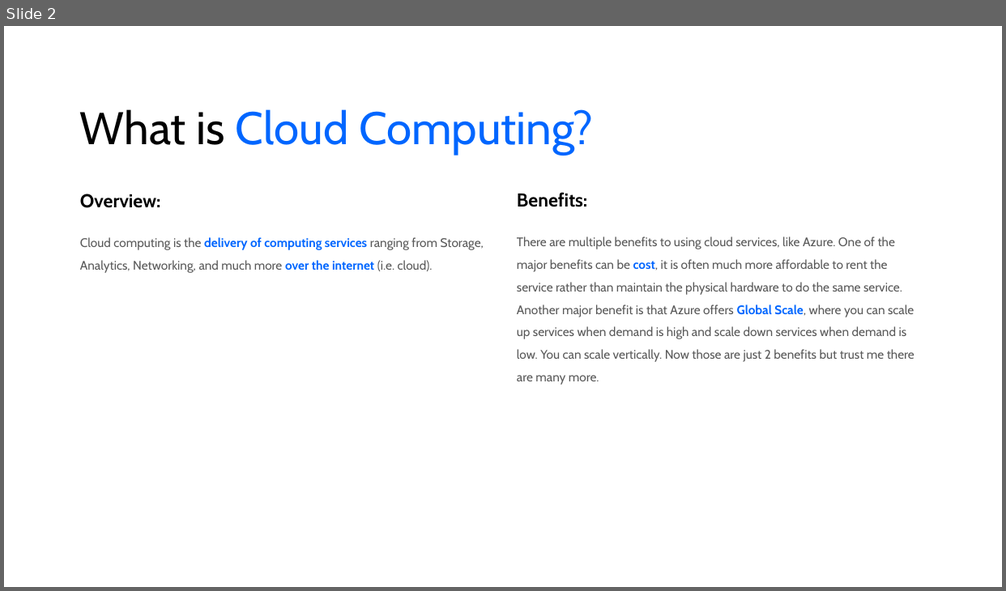
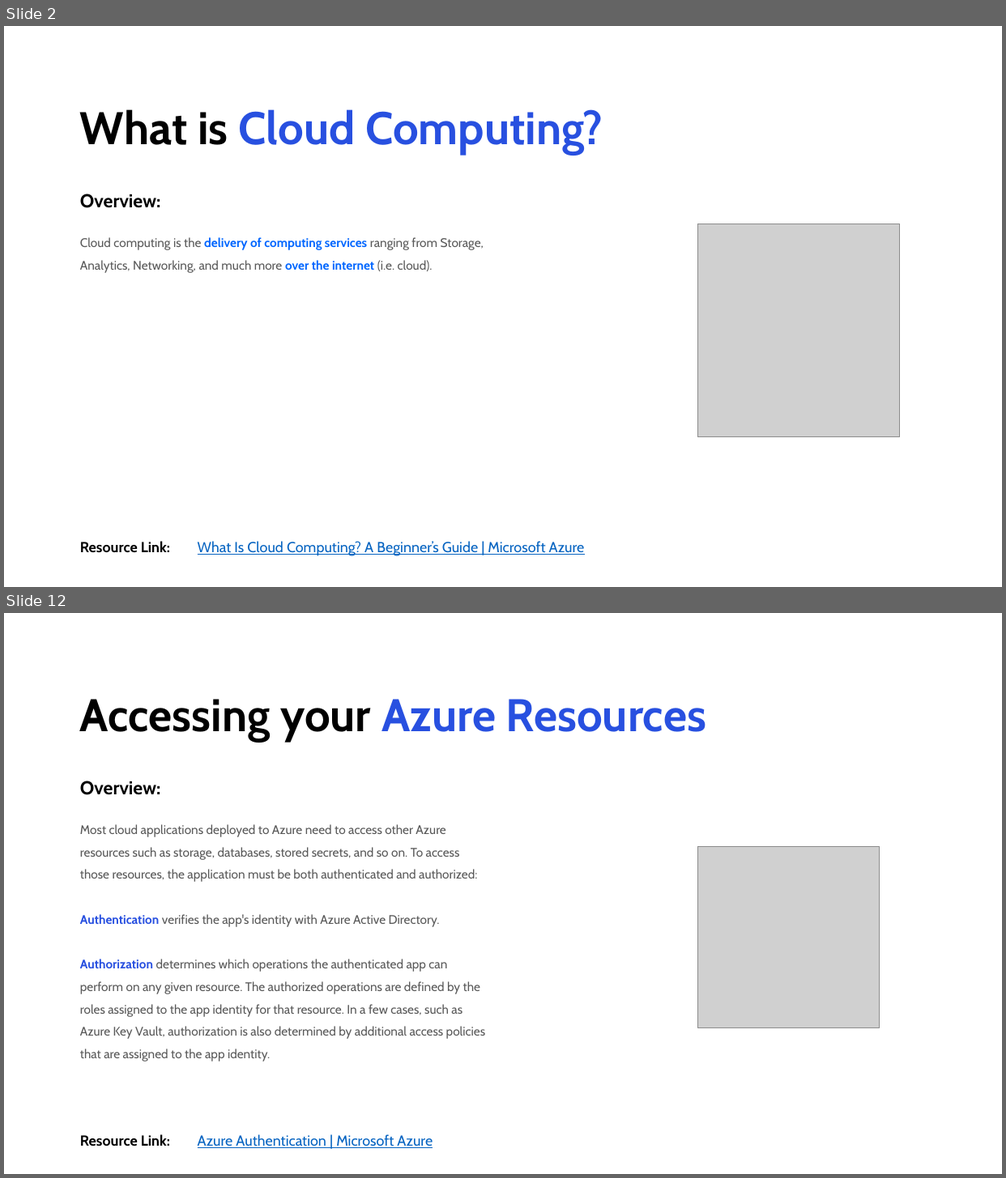
Before and after one commit to areed1192/azure-sql-data-project, a slide deck: samples/resources/Microsoft Azure.pptx. Shown one above the other, each under a label of ours: slide 2 before the commit, slides 2 and 12 after it; the slides between them are not shown. The pictures are 1006x591 and 1006x1178 pixels, drawn with LibreOffice and Linux fonts; fonts in the diff are those of the drawing; grey boxes stand for pictures. Boxes give left, top, right and bottom in pixels: in the first picture for what was removed or moved away, otherwise in the second. Text is boxed around its words. In the diff, an @@ line names an element or a change of style, - is before the commit and + after.

```diff
--- a/samples/resources/Microsoft Azure.pptx
+++ b/samples/resources/Microsoft Azure.pptx
@@ slide 12 added at [4, 613, 1002, 1174], background #FFFFFF @@
@@ title added at [80, 699, 706, 742], 44 pt, text #2850E0, bold @@
+Accessing your Azure Resources
@@ text added at [80, 781, 161, 795], 18 pt, text #000000, bold @@
+Overview:
@@ text added at [80, 824, 485, 1062], 12 pt, text #595959 @@
+Most cloud applications deployed to Azure need to access other Azure resources such as storage, databases, stored secrets, and so on. To access those resources, the application must be both authenticated and authorized:
+Authentication verifies the app's identity with Azure Active Directory.
+Authorization determines which operations the authenticated app can perform on any given resource. The authorized operations are defined by the roles assigned to the app identity for that resource. In a few cases, such as Azure Key Vault, authorization is also determined by additional access policies that are assigned to the app identity.
@@ picture added at [698, 846, 879, 1028] @@
@@ text added at [80, 1135, 170, 1146], 14 pt, text #000000, bold @@
+Resource Link:
@@ text added at [198, 1135, 432, 1148], 14 pt, text #0563C1, underline @@
+Azure Authentication | Microsoft Azure
@@ slide 2 changed as well @@
@@ title "What is Cloud Computing?" at [80, 109, 603, 155]: text colour #0066FF to #2850E0 in "Cloud Computing?"; bold on @@
@@ text removed at [517, 192, 587, 207] @@
-Benefits:
@@ text removed at [517, 237, 914, 385] @@
-There are multiple benefits to using cloud services, like Azure. One of the major benefits can be cost, it is often much more affordable to rent the service rather than maintain the physical hardware to do the same service. Another major benefit is that Azure offers Global Scale, where you can scale up services when demand is high and scale down services when demand is low. You can scale vertically. Now those are just 2 benefits but trust me there are many more.
@@ picture added at [698, 224, 900, 437] @@
@@ text added at [80, 541, 170, 552], 14 pt, text #000000, bold @@
+Resource Link:
@@ text added at [198, 541, 585, 557], 14 pt, text #0563C1, underline @@
+What Is Cloud Computing? A Beginner’s Guide | Microsoft Azure
```
Also in this commit, not shown: 7 other slides changed, 11 other slides added, 9 other files.
